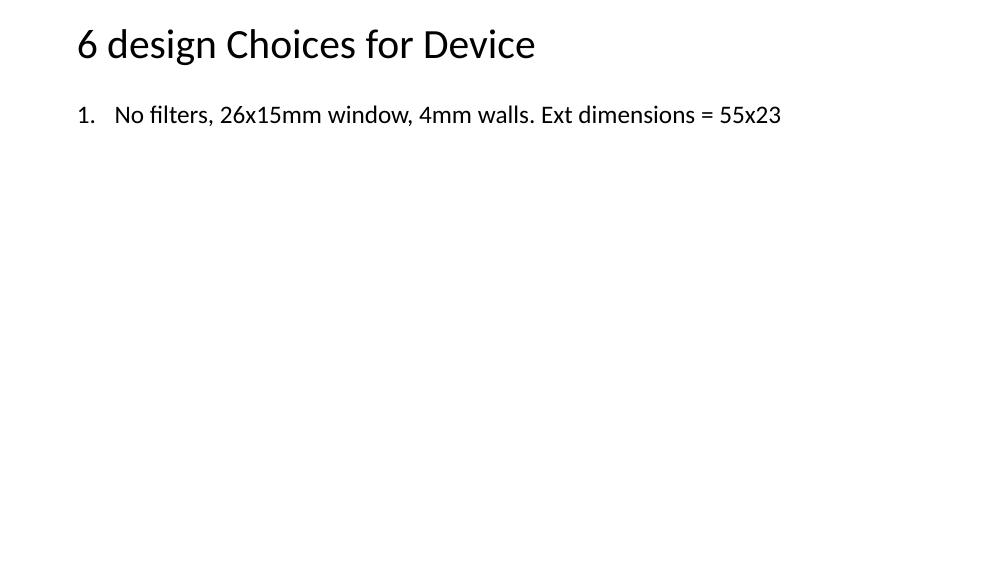
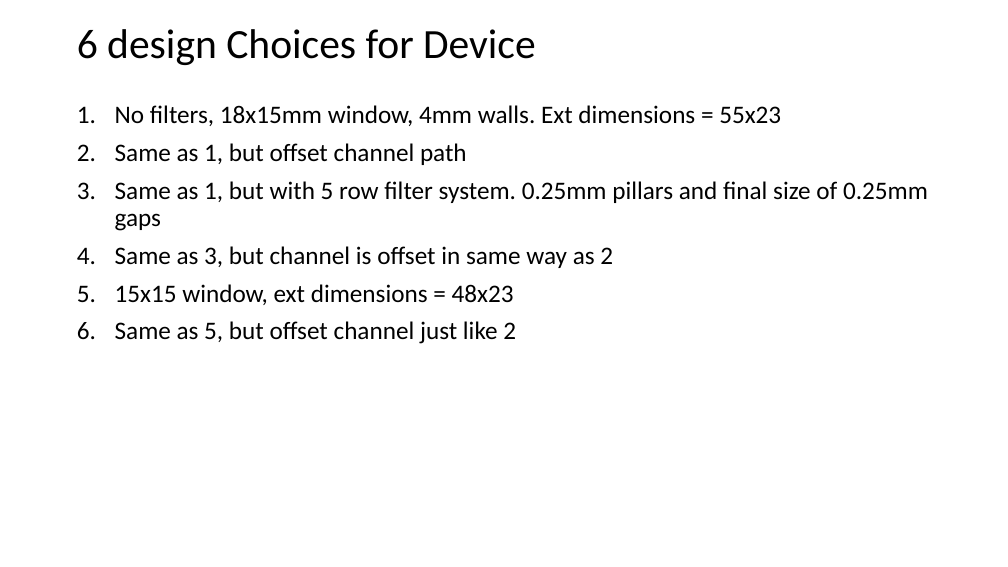
Before and after one commit to mdanderson03/SpectrePlex, a slide deck: slide 7 of 3D model/version logs and observations/Initial Design Logs Microfluidic multiplex device.pptx. Drawn at 1008x567 pixels with LibreOffice and Linux fonts; fonts in the diff are those of the drawing. Boxes give left, top, right and bottom in pixels: in the first picture for what was removed or moved away, otherwise in the second. Text is boxed around its words. In the diff, an @@ line names an element or a change of style, - is before the commit and + after.

Commit message:
photomask
made filter system on photomasks and made all 6 photomasks. No filter versions, filtered version, shortened version. Update PP about it too.

```diff
--- a/3D model/version logs and observations/Initial Design Logs Microfluidic multiplex device.pptx
+++ b/3D model/version logs and observations/Initial Design Logs Microfluidic multiplex device.pptx
@@ text at (115,105,928,344): text changed @@
-1. No filters, 26x15mm window, 4mm walls. Ext dimensions = 55x23
+1. No filters, 18x15mm window, 4mm walls. Ext dimensions = 55x23
+2. Same as 1, but offset channel path
+3. Same as 1, but with 5 row filter system. 0.25mm pillars and final size of 0.25mm gaps
+4. Same as 3, but channel is offset in same way as 2
+5. 15x15 window, ext dimensions = 48x23
+6. Same as 5, but offset channel just like 2
```
Also in this commit, not shown: 7 other files.
